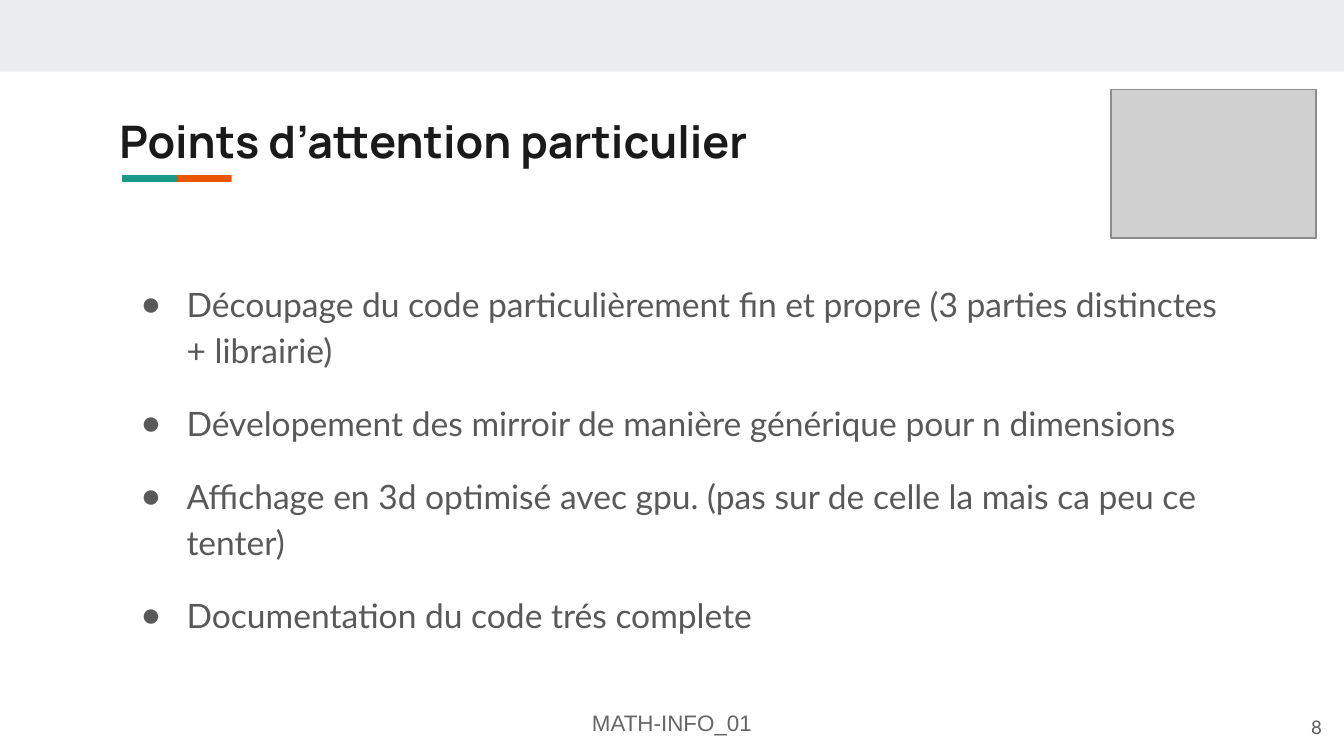
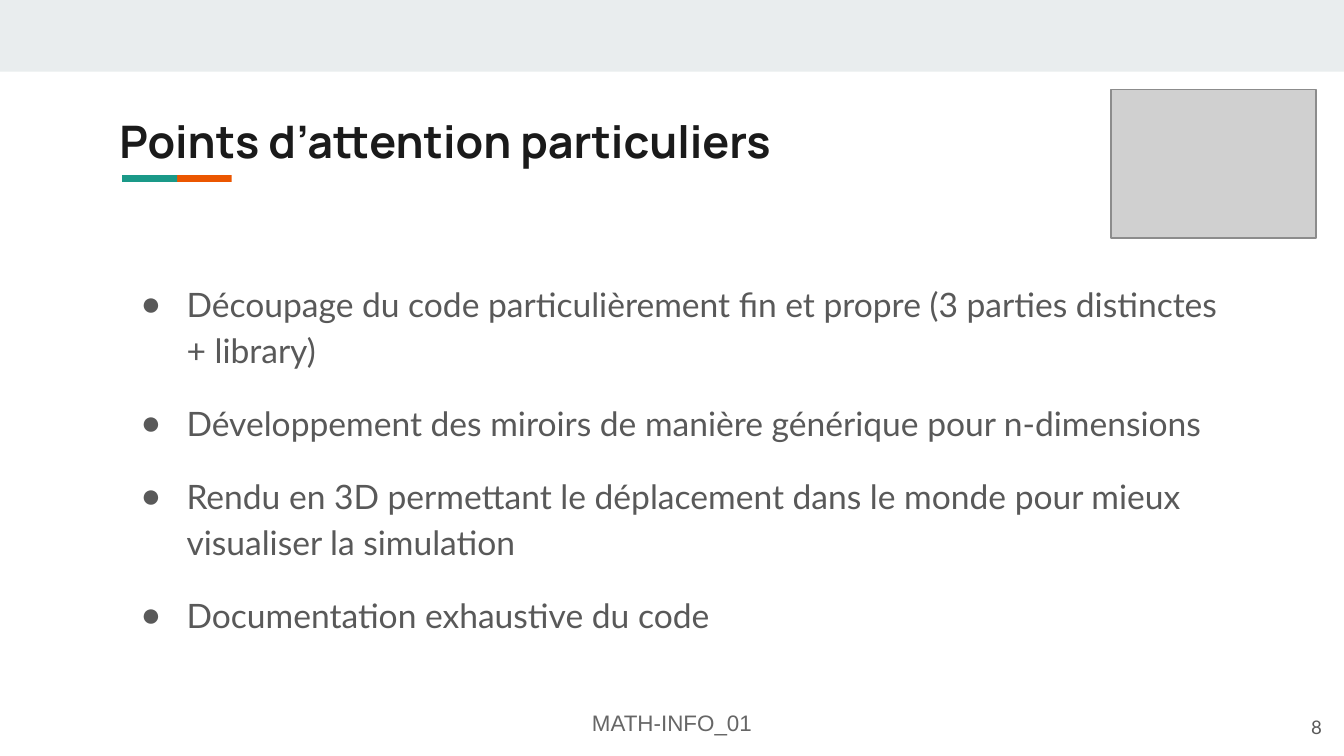
Before and after one commit to FlashOnFire/MirrorVerse, a slide deck: slide 8 of project_managment/pres2/MATH-INFO_01-Présentation-mirror-verse.odp. Drawn at 1344x756 pixels with LibreOffice and Linux fonts; fonts in the diff are those of the drawing; grey boxes stand for pictures. Boxes give left, top, right and bottom in pixels: in the first picture for what was removed or moved away, otherwise in the second. Text is boxed around its words. In the diff, an @@ line names an element or a change of style, - is before the commit and + after.

```diff
--- a/project_managment/pres2/MATH-INFO_01-Présentation-mirror-verse.odp
+++ b/project_managment/pres2/MATH-INFO_01-Présentation-mirror-verse.odp
@@ title at (x1=119, y1=125, x2=770, y2=169): text changed @@
-Points d’attention particulier
+Points d’attention particuliers
@@ text at (x1=187, y1=291, x2=1217, y2=629): text changed @@
-● Découpage du code particulièrement fin et propre (3 parties distinctes + librairie)
-● Dévelopement des mirroir de manière générique pour n dimensions
-● Affichage en 3d optimisé avec gpu. (pas sur de celle la mais ca peu ce tenter)
-● Documentation du code trés complete
+● Découpage du code particulièrement fin et propre (3 parties distinctes + library)
+● Développement des miroirs de manière générique pour n-dimensions
+● Rendu en 3D permettant le déplacement dans le monde pour mieux visualiser la simulation
+● Documentation exhaustive du code
```
Also in this commit, not shown: 8 other slides changed, 1 other file.
